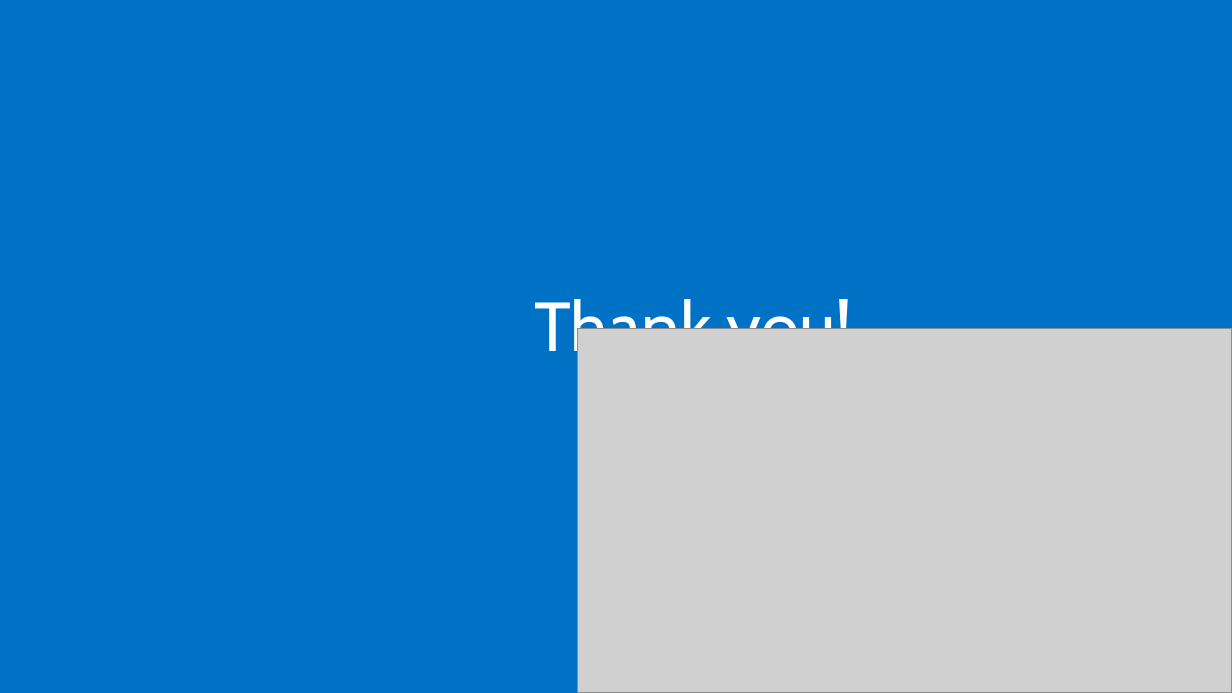
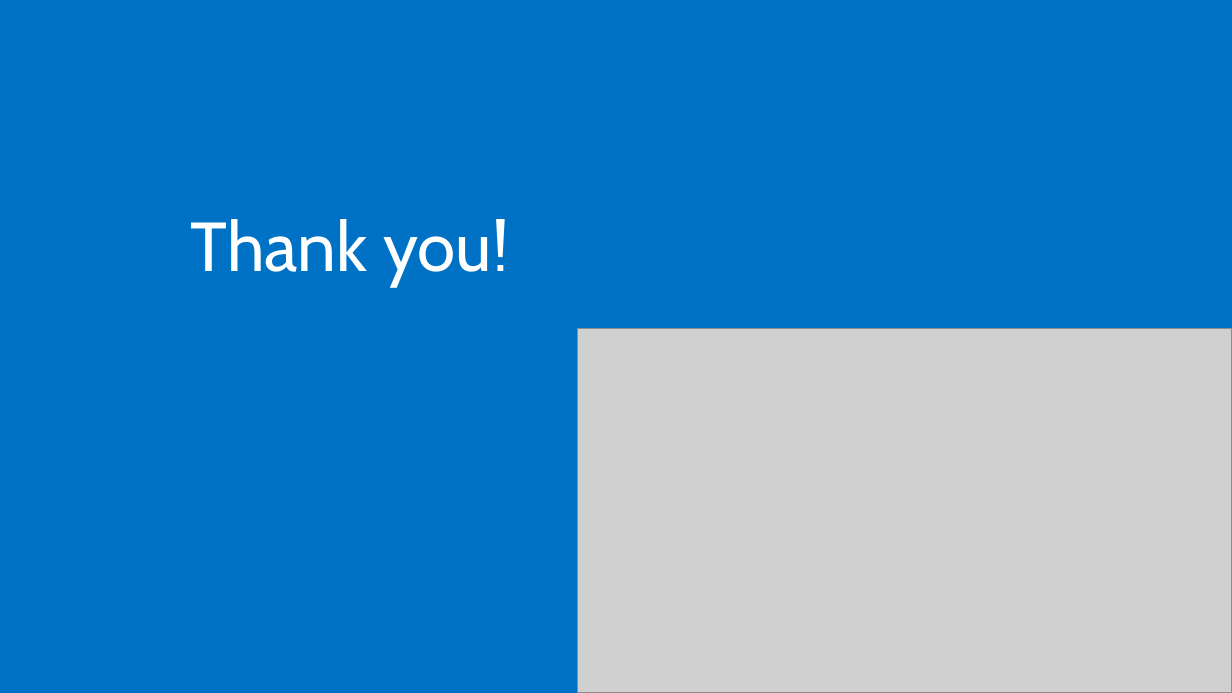
Before and after one commit to jecastrom/data_mid_bootcamp_project_classification, a slide deck: slide 7 of Mid-Bootcamp-Project-Deck-1.pptx (slide 8 before the commit). Drawn at 1232x693 pixels with LibreOffice and Linux fonts; fonts in the diff are those of the drawing; grey boxes stand for pictures; background and template pictures are left out. Boxes give left, top, right and bottom in pixels: in the first picture for what was removed or moved away, otherwise in the second. Text is boxed around its words. In the diff, an @@ line names an element or a change of style, - is before the commit and + after.

```diff
--- a/Mid-Bootcamp-Project-Deck-1.pptx
+++ b/Mid-Bootcamp-Project-Deck-1.pptx
@@ text "Thank you!" rewrapped from [534,293,853,367] to [191,219,509,286] @@
```
Also in this commit, not shown: 5 other slides changed, 1 slide added, 2 slides removed.
